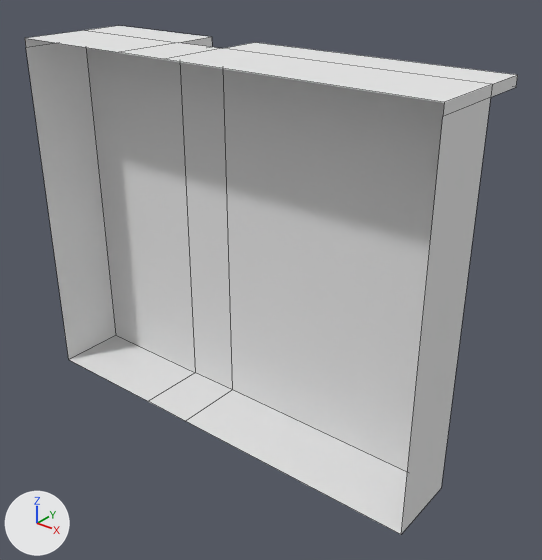
The OBJ model Assets/Meshes/Level02/Apartments/apartment_03_platform.obj as it was, and as the next commit left it.
One viewpoint serves both versions: a 50 mm camera at (47.9, -55.1, 31.7) aimed at (3.2, 0.8, -2.9). The lights are fixed; the arrows at lower left show +X, +Y and +Z. Mesh edges are drawn as thin lines. Where no turn or scale is listed for an object, it has been applied to the vertices.

In view in the first picture: 'apartment_03_platform'.
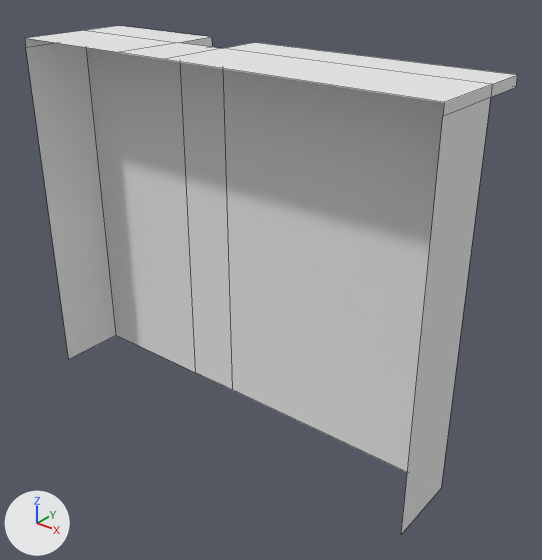
What the commit changed:
me_apartment_03_platform has 30 vertices, 24 faces and spans x -24.5..24.5, y -6.5..6.5, z -20.0..20.0.
me_apartment_03_platform is used by ob_apartment_03_platform; location (0.0, 0.0, 0.0).
Verts and faces of me_apartment_03_platform; kept vertices keep their numbers, new ones are numbered from 30.
Before the commit, vertices of me_apartment_03_platform: 4 (24.5, 1.5, -20.0) at pixel (441, 488), 5 (-24.5, 1.5, -20.0) at pixel (116, 335), 9 (24.5, -6.5, -20.0) at pixel (401, 534), 10 (-24.5, -6.5, -20.0) at pixel (68, 359), 16 (-3.4, -6.5, -20.0) at pixel (185, 421).
Before the commit, vertices of me_apartment_03_platform: 17 (-3.4, 1.5, -20.0) at pixel (232, 389), 20 (-9.5, 1.5, -20.0) at pixel (195, 372), 21 (-9.5, -6.5, -20.0) at pixel (148, 401).
Part 1, on me_apartment_03_platform:
Vertices deleted: 16, 21 (with the faces that use them).

Where the change shows, as pixel boxes (x1, y1, x2, y2) in the pictures (542 x 560 px):
part 1 of me_apartment_03_platform, deleted: before (69, 335, 407, 534)
